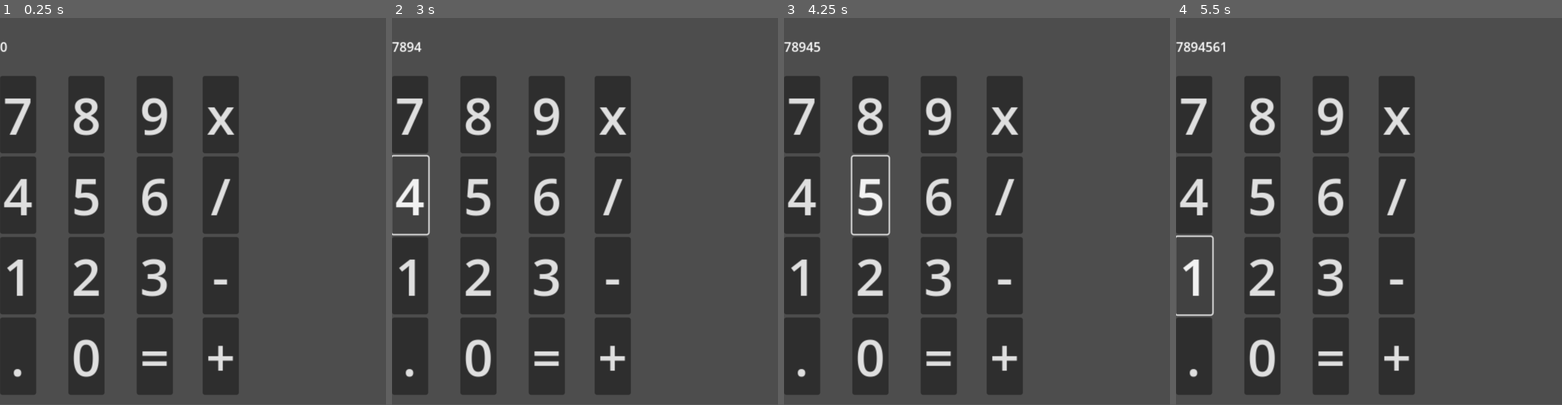
Above: before the commit, frames 1-4 (left to right).
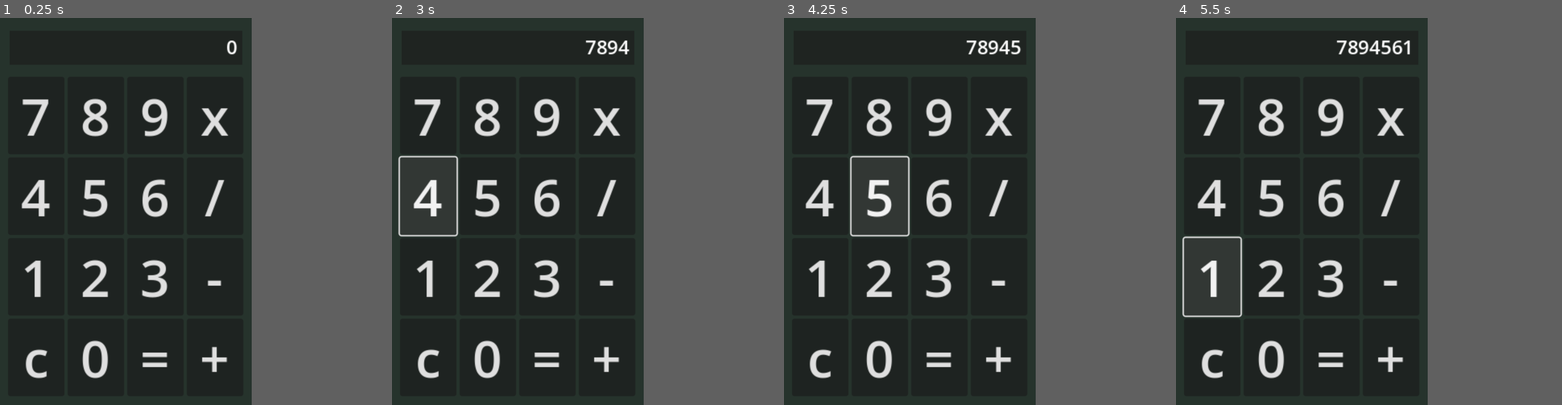
Above: after the commit, the same moments.

Repository: kingptvoi/calculator-app
Game: Godot game, scene res://calculator.tscn
Same seed, same stepped clock (60 frames per second), same inputs: the game is played once before the commit and once after it. The project has no main scene, so this scene is started directly.
Inputs:
- Up to frame 1 (0.25 s): no input
- Up to frame 2 (3 s): click "7" at 0.5 s; click "8" at 1.25 s; click "9" at 2 s; click "4" at 2.75 s
- Up to frame 3 (4.25 s): click "5" at 3.5 s
- Up to frame 4 (5.5 s): click "6" at 4.25 s; click "1" at 5 s
In our replay, the window is 799x799 before the commit and 521x800 after it. These sizes can differ from the game's own. Grey fills any space a smaller window leaves; there, only what the larger window draws over its background counts as a difference.

The runs differ from the first frame. In frame 1, 40% of the frame differs, in the area x 0-66%, y 0-100%; in frame 2, 41%; in frame 3, 40%; in frame 4, 41%.

Commit message:
changed the logic of the program: now on a button press, the script gets the integer of the label from the button and sends it to a function instead of relying on keymapping for every single label button; added basic opperations (add, sub, div, mult); working clear button; working equals button (if you press equal repeatedly it just reruns the last opperation that was done which is cool)

Diff:
--- a/calculator.gd
+++ b/calculator.gd
@@ -1,94 +1,64 @@
 extends Control
 
-var display
-var display_old
+@onready var display = $display
 
-var value: String
+var display_value: String
+
+var current_opperation: String
+
 var last_value
 
+func _ready() -> void:
+	display_value = "0"
+	current_opperation = ""
+	change_display(display_value)
 
-# Called when the node enters the scene tree for the first time.
-func _ready() -> void:
-	last_value = 0
-	change_display(last_value)
+func change_display(value) -> void:
+	display.text = str(value)
 
+func on_number_pressed(number: int) -> void:
+	if display_value == "0":
+		display_value = str(number)
+	else:
+		display_value += str(number)
+	change_display(display_value)
+	print(number)
 
-# Called every frame. 'delta' is the elapsed time since the previous frame.
-func _process(delta: float) -> void:
-	if Input.is_action_just_pressed("ui_accept"):
-		value = value.left(value.length() - 1)
-		change_display(value)
-	pass
+func addition(value):
+	var result: int = display_value + value
+	change_display(display_value)
 
-func change_display(value):
+func on_symbol_pressed(symbol: String) -> void:
+	print(symbol)
+	if symbol == "clear":
+		if display_value == "0":
+			pass
+		else:
+			display_value = display_value.left(display_value.length() - 1)
+			change_display(display_value)
 
-	$display.text = str(value)
+	if symbol == "+":
+		if display_value == "0":
+			display_value = "0"
+		else:
+			current_opperation = "+"
+			last_value = str(display_value)
+			display_value = "0"
+			change_display("0")
 
-func change_value(value):
-	pass
+	if symbol == "*":
+		if display_value == "0":
+			display_value = "0"
+		else:
+			current_opperation = "*"
+			last_value = str(display_value)
+			display_value = "0"
+			change_display("0")
 
-func _on_4_pressed() -> void:
-	last_value = str(4)
-	value = value + last_value
-	change_display(value)
-
-
-func _on_5_pressed() -> void:
-	last_value = str(5)
-	value = value + last_value
-	change_display(value)
-
-
-func _on_6_pressed() -> void:
-	last_value = str(6)
-	value = value + last_value
-	change_display(value)
-
-
-func _on_1_pressed() -> void:
-	last_value = str(1)
-	value = value + last_value
-	change_display(value)
-
-
-func _on_2_pressed() -> void:
-	last_value = str(2)
-	value = value + last_value
-	change_display(value)
-
-
-func _on_3_pressed() -> void:
-	last_value = str(3)
-	value = value + last_value
-	change_display(value)
-
-
-func _on_comma_pressed() -> void:
-	last_value = str(".")
-	value = value + last_value
-	change_display(value)
-
-
-func _on_0_pressed() -> void:
-	last_value = str(0)
-	value = value + last_value
-	change_display(value)
-
-
-
-func _on_9_pressed() -> void:
-	last_value = str(9)
-	value = value + last_value
-	change_display(value)
-
-
-func _on_8_pressed() -> void:
-	last_value = str(8)
-	value = value + last_value
-	change_display(value)
-
-
-func _on_7_pressed() -> void:
-	last_value = str(7)
-	value = value + last_value
-	change_display(value)
+	if symbol == "=":
+		if current_opperation == "+":
+			display_value = str(str_to_var(display_value) + str_to_var(last_value))
+			change_display(display_value)
+		if current_opperation == "*":
+			display_value = str(str_to_var(display_value) * str_to_var(last_value))
+			change_display(display_value)
--- a/calculator.tscn
+++ b/calculator.tscn
@@ -12,32 +12,58 @@
 grow_vertical = 2
 script = ExtResource("1_idpfn")
 
+[node name="ColorRect" type="ColorRect" parent="."]
+layout_mode = 1
+anchors_preset = 15
+anchor_right = 1.0
+anchor_bottom = 1.0
+offset_right = -431.0
+offset_bottom = -665.0
+grow_horizontal = 2
+grow_vertical = 2
+color = Color(0.149637, 0.199082, 0.173376, 1)
+
+[node name="ColorRect2" type="ColorRect" parent="."]
+layout_mode = 0
+offset_left = 12.0
+offset_top = 16.0
+offset_right = 301.0
+offset_bottom = 58.0
+color = Color(0.121569, 0.141176, 0.129412, 1)
+
 [node name="display" type="Label" parent="."]
 layout_mode = 0
-offset_top = 24.0
-offset_right = 88.0
-offset_bottom = 47.0
+offset_left = 10.0
+offset_top = 12.0
+offset_right = 295.0
+offset_bottom = 61.0
+theme_override_font_sizes/font_size = 24
 text = "result_here"
+horizontal_alignment = 2
+vertical_alignment = 1
 
 [node name="buttons" type="GridContainer" parent="."]
 layout_mode = 1
-offset_top = 72.0
-offset_right = 215.0
-offset_bottom = 468.0
-theme_override_constants/h_separation = 40
+offset_left = 10.0
+offset_top = 73.0
+offset_right = 228.0
+offset_bottom = 469.0
 columns = 3
 
 [node name="7" type="Button" parent="buttons"]
+custom_minimum_size = Vector2(70, 0)
 layout_mode = 2
 theme = ExtResource("1_q3t4y")
 text = "7"
 
 [node name="8" type="Button" parent="buttons"]
+custom_minimum_size = Vector2(70, 0)
 layout_mode = 2
 theme = ExtResource("1_q3t4y")
 text = "8"
 
 [node name="9" type="Button" parent="buttons"]
+custom_minimum_size = Vector2(70, 0)
 layout_mode = 2
 theme = ExtResource("1_q3t4y")
 text = "9"
@@ -72,10 +98,10 @@
 theme = ExtResource("1_q3t4y")
 text = "3"
 
-[node name="comma" type="Button" parent="buttons"]
+[node name="clear" type="Button" parent="buttons"]
 layout_mode = 2
 theme = ExtResource("1_q3t4y")
-text = "."
+text = "c"
 
 [node name="0" type="Button" parent="buttons"]
 layout_mode = 2
@@ -89,28 +115,29 @@
 
 [node name="operations" type="GridContainer" parent="."]
 layout_mode = 0
-offset_left = 252.0
-offset_top = 72.0
-offset_right = 297.0
-offset_bottom = 468.0
+offset_left = 232.0
+offset_top = 73.0
+offset_right = 302.0
+offset_bottom = 469.0
 metadata/_edit_group_ = true
 
-[node name="x" type="Button" parent="operations"]
+[node name="mult" type="Button" parent="operations"]
+custom_minimum_size = Vector2(70, 0)
 layout_mode = 2
 theme = ExtResource("1_q3t4y")
 text = "x"
 
-[node name="divide" type="Button" parent="operations"]
+[node name="div" type="Button" parent="operations"]
 layout_mode = 2
 theme = ExtResource("1_q3t4y")
 text = "/"
 
-[node name="-" type="Button" parent="operations"]
+[node name="sub" type="Button" parent="operations"]
 layout_mode = 2
 theme = ExtResource("1_q3t4y")
 text = "-"
 
-[node name="+" type="Button" parent="operations"]
+[node name="add" type="Button" parent="operations"]
 layout_mode = 2
 theme = ExtResource("1_q3t4y")
 text = "+"
@@ -119,14 +146,19 @@
 anchor_mode = 0
 zoom = Vector2(2.4, 2.4)
 
-[connection signal="pressed" from="buttons/7" to="." method="_on_7_pressed"]
-[connection signal="pressed" from="buttons/8" to="." method="_on_8_pressed"]
-[connection signal="pressed" from="buttons/9" to="." method="_on_9_pressed"]
-[connection signal="pressed" from="buttons/4" to="." method="_on_4_pressed"]
-[connection signal="pressed" from="buttons/5" to="." method="_on_5_pressed"]
-[connection signal="pressed" from="buttons/6" to="." method="_on_6_pressed"]
-[connection signal="pressed" from="buttons/1" to="." method="_on_1_pressed"]
-[connection signal="pressed" from="buttons/2" to="." method="_on_2_pressed"]
-[connection signal="pressed" from="buttons/3" to="." method="_on_3_pressed"]
-[connection signal="pressed" from="buttons/comma" to="." method="_on_comma_pressed"]
-[connection signal="pressed" from="buttons/0" to="." method="_on_0_pressed"]
+[connection signal="pressed" from="buttons/7" to="." method="on_number_pressed" binds= [7]]
+[connection signal="pressed" from="buttons/8" to="." method="on_number_pressed" binds= [8]]
+[connection signal="pressed" from="buttons/9" to="." method="on_number_pressed" binds= [9]]
+[connection signal="pressed" from="buttons/4" to="." method="on_number_pressed" binds= [4]]
+[connection signal="pressed" from="buttons/5" to="." method="on_number_pressed" binds= [5]]
+[connection signal="pressed" from="buttons/6" to="." method="on_number_pressed" binds= [6]]
+[connection signal="pressed" from="buttons/1" to="." method="on_number_pressed" binds= [1]]
+[connection signal="pressed" from="buttons/2" to="." method="on_number_pressed" binds= [2]]
+[connection signal="pressed" from="buttons/3" to="." method="on_number_pressed" binds= [3]]
+[connection signal="pressed" from="buttons/clear" to="." method="on_symbol_pressed" binds= ["clear"]]
+[connection signal="pressed" from="buttons/0" to="." method="on_number_pressed" binds= [0]]
+[connection signal="pressed" from="buttons/=" to="." method="on_symbol_pressed" binds= ["="]]
+[connection signal="pressed" from="operations/mult" to="." method="on_symbol_pressed" binds= ["*"]]
+[connection signal="pressed" from="operations/div" to="." method="on_symbol_pressed" binds= ["/"]]
+[connection signal="pressed" from="operations/sub" to="." method="on_symbol_pressed" binds= ["-"]]
+[connection signal="pressed" from="operations/add" to="." method="on_symbol_pressed" binds= ["+"]]
--- a/project.godot
+++ b/project.godot
@@ -16,7 +16,17 @@
 
 [display]
 
+window/size/viewport_width=750
 window/size/viewport_height=1152
+window/stretch/mode="viewport"
+
+[input]
+
+clear={
+"deadzone": 0.5,
+"events": [Object(InputEventKey,"resource_local_to_scene":false,"resource_name":"","device":-1,"window_id":0,"alt_pressed":false,"shift_pressed":false,"ctrl_pressed":false,"meta_pressed":false,"pressed":false,"keycode":0,"physical_keycode":4194308,"key_label":0,"unicode":0,"location":0,"echo":false,"script":null)
+]
+}
 
 [rendering]
 
